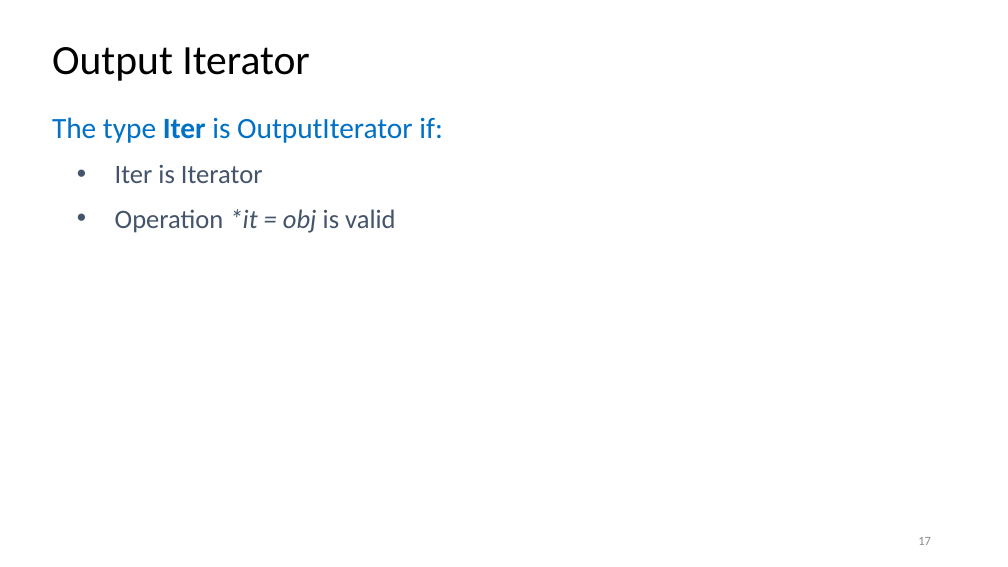
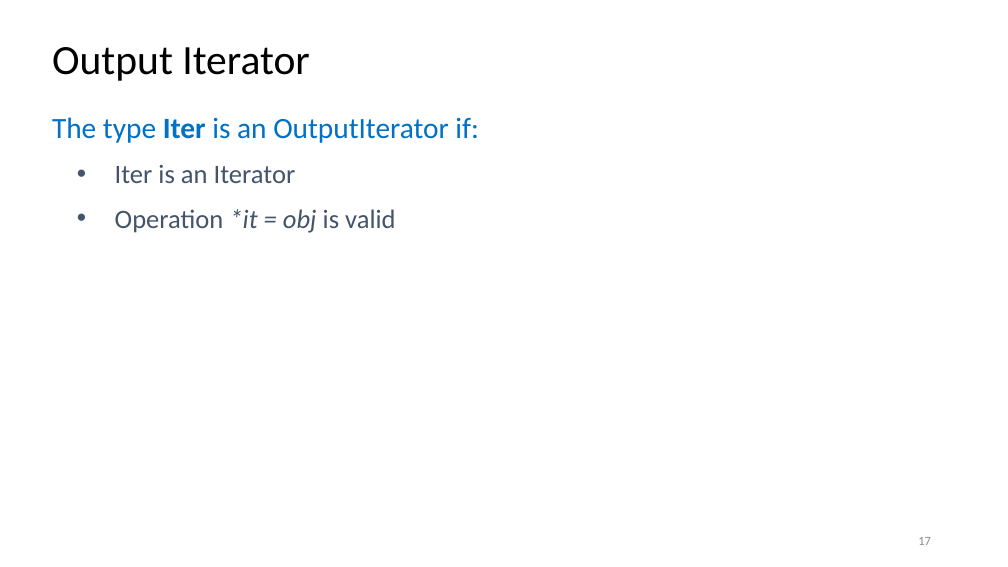
Before and after one commit to rarutyun/cpp-courses, a slide deck: slide 17 of 08_iterators/08_iterators.pptx. Drawn at 1008x567 pixels with LibreOffice and Linux fonts; fonts in the diff are those of the drawing. Boxes give left, top, right and bottom in pixels: in the first picture for what was removed or moved away, otherwise in the second. Text is boxed around its words. In the diff, an @@ line names an element or a change of style, - is before the commit and + after.

```diff
--- a/08_iterators/08_iterators.pptx
+++ b/08_iterators/08_iterators.pptx
@@ text at [52, 117, 479, 183]: text changed @@
-The type Iter is OutputIterator if:
-  • Iter is Iterator
+The type Iter is an OutputIterator if:
+  • Iter is an Iterator
```
Also in this commit, not shown: 15 other slides changed.
